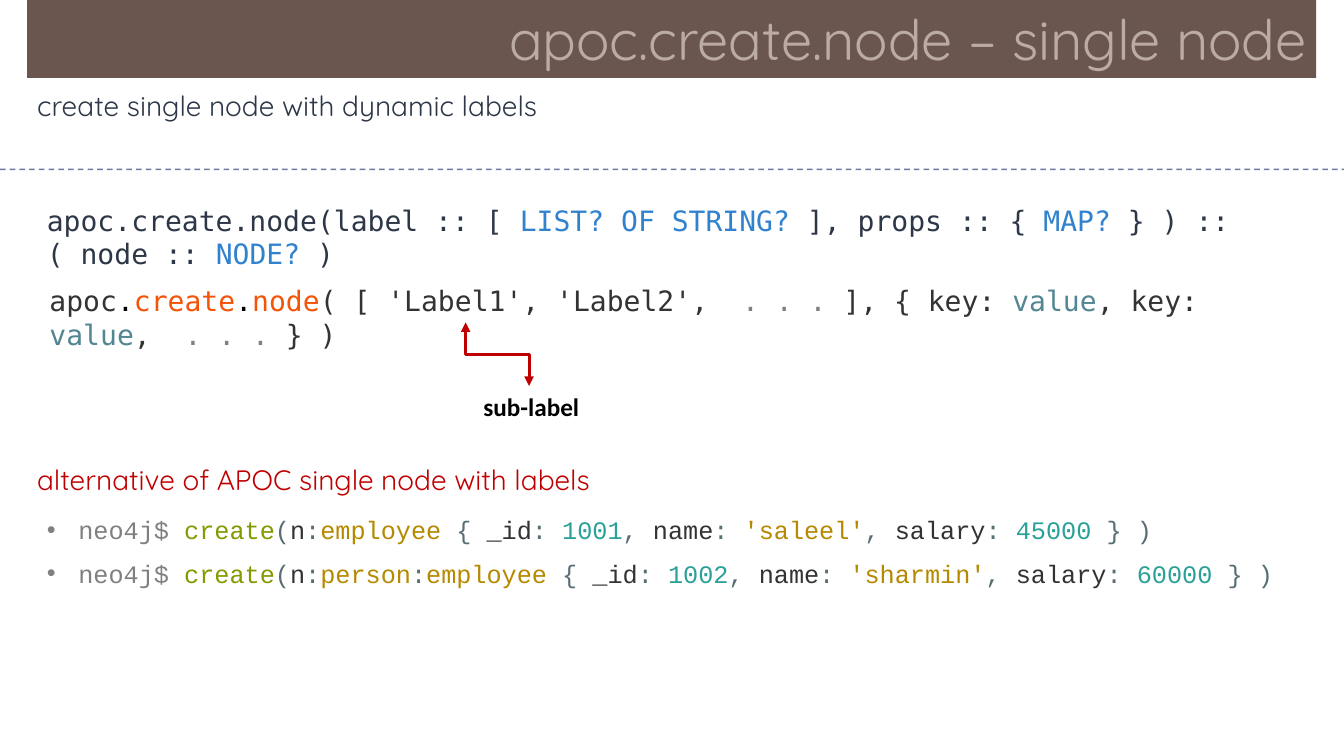
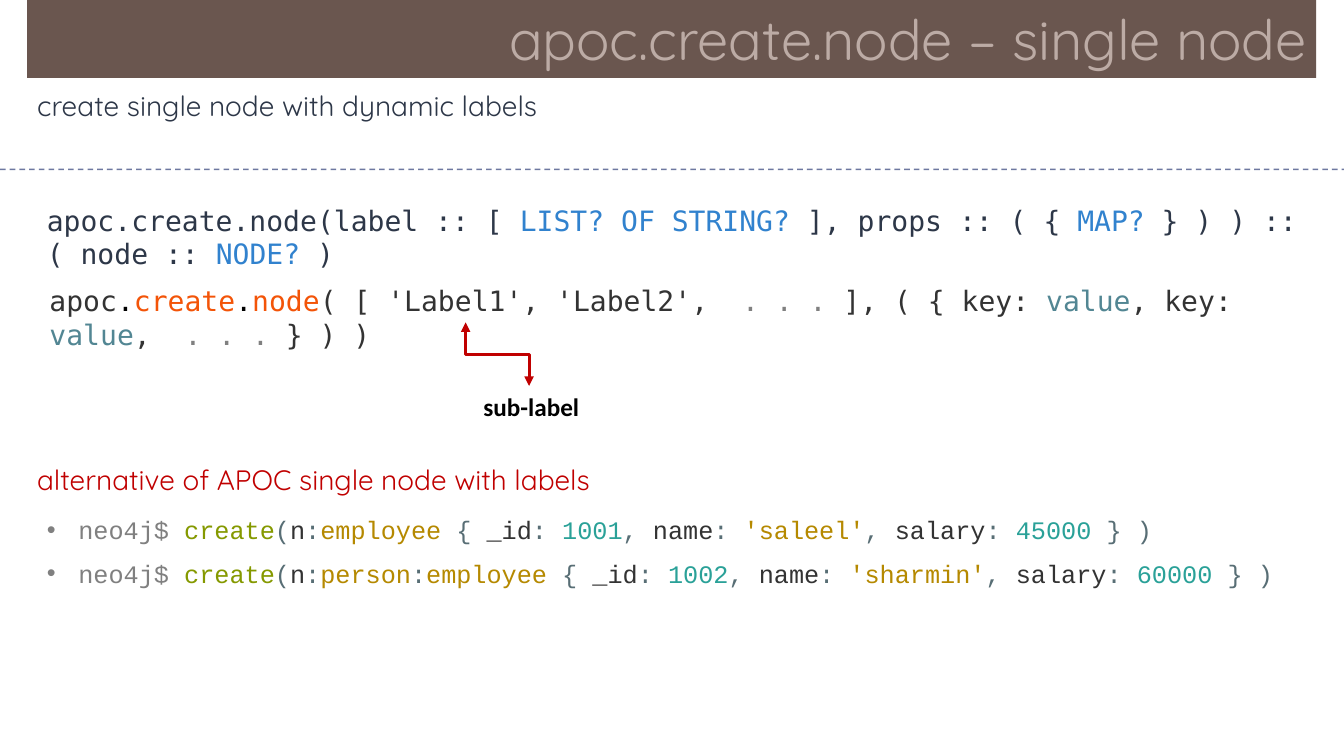
Before and after one commit to Saleel-Bagde/PPT-s, a slide deck: slide 40 of Neo4j.pptx. Drawn at 1344x756 pixels with LibreOffice and Linux fonts; fonts in the diff are those of the drawing. Boxes give left, top, right and bottom in pixels: in the first picture for what was removed or moved away, otherwise in the second. Text is boxed around its words. In the diff, an @@ line names an element or a change of style, - is before the commit and + after.

```diff
--- a/Neo4j.pptx
+++ b/Neo4j.pptx
@@ text at [47, 209, 1144, 265]: text changed @@
-apoc.create.node(label :: [ LIST? OF STRING? ], props :: { MAP? } ) :: ( node :: NODE? )
+apoc.create.node(label :: [ LIST? OF STRING? ], props :: ( { MAP? } ) ) :: ( node :: NODE? )
@@ text at [49, 289, 1232, 317]: text changed @@
-apoc.create.node( [ 'Label1', 'Label2', . . . ], { key: value, key: value, . . . } )
+apoc.create.node( [ 'Label1', 'Label2', . . . ], ( { key: value, key: value, . . . } ) )
```
Also in this commit, not shown: 2 other slides changed, 2 slides added.
